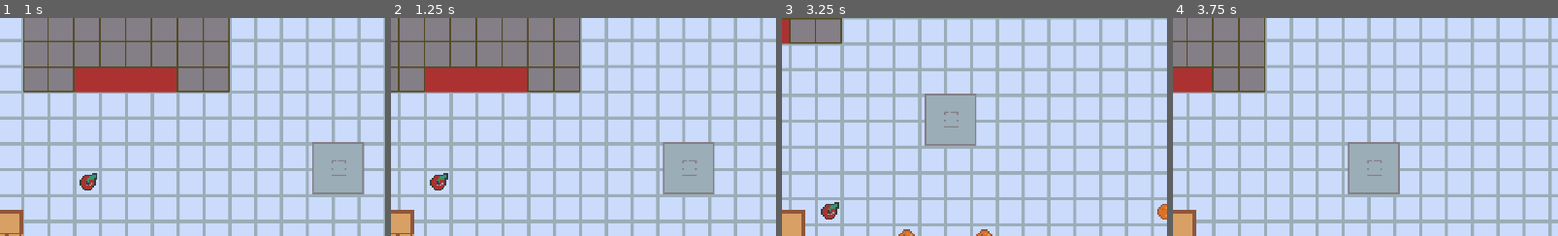
Above: before the commit, frames 1-4 (left to right).
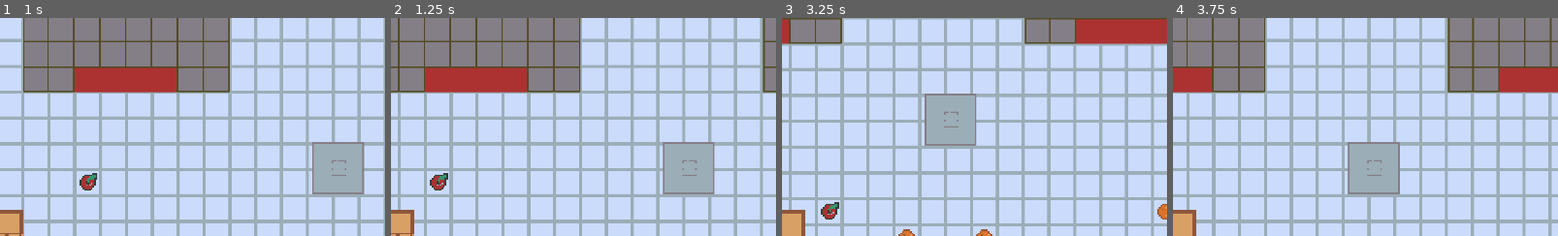
Above: after the commit, the same moments.

Repository: tim2052/test_work
Game: Godot game, scene res://Scenes/main/street.tscn
The game is run twice, just before and just after one commit, with the same random seed, the same clock (stepped at 60 frames per second) and the same inputs.
Inputs:
- Up to frame 1 (1 s): tap Enter at 0.5 s; hold Right (ui_right) from 0.53 s (still down)
- Up to frame 2 (1.25 s): keep holding Right (ui_right)
- Up to frame 3 (3.25 s): release Right (ui_right) at 1.28 s; hold Down (ui_down) 1.28-2.03 s; hold Right (ui_right) 2.03-2.78 s; hold Up (ui_up) from 2.78 s (still down)
- Up to frame 4 (3.75 s): release Up (ui_up) at 3.53 s; hold Left (ui_left) from 3.53 s (still down)
The pictures show only the part of the screen within x 50-100%, y 0-50%; the shares and areas given below are measured in that part.

Frame 1 is identical in both runs. In frame 2, 1.2% of the frame differs, in the area x 96-100%, y 0-35%; in frame 3, 4.4%; in frame 4, 9.8%, in the area x 71-100%, y 0-35%.

Commit message:
alpha_1.002

Diff:
--- a/CharacterBody2D.gd
+++ b/CharacterBody2D.gd
@@ -70,6 +70,7 @@
 	var save_dict = {
 		"name" : name,
 		"filename" : get_scene_file_path(),
+		"fileInScene": get_path(),
 		"parent" : get_parent().get_path(),
 		"pos_x" : position.x,
 		"pos_y" : position.y,
--- a/Scenes/main/house.tscn
+++ b/Scenes/main/house.tscn
@@ -22,7 +22,7 @@
 func _on_area_2d_body_entered(body):
 	if body.name == \"Player\" || body.name == \"Player2\":
 		if unlock == true:
-			#save_game()
+			save_game()
 			get_tree().change_scene_to_file(\"res://Scenes/main/room.tscn\")
 			pass
 		else:
@@ -57,6 +57,7 @@
 
 func save():
 	var save_dict = {
+		\"fileInScene\": get_path(),
 		\"filename\" : get_scene_file_path(),
 		\"parent\" : get_parent().get_path(),
 		\"pos_x\" : position.x,
--- a/Scenes/main/street.tscn
+++ b/Scenes/main/street.tscn
@@ -69,6 +69,9 @@
 		return
 	var save_nodes = get_tree().get_nodes_in_group(\"GroupStreet\")
 	for i in save_nodes:
+		if i.name == \"Player\" or \"House\" or \"House2\":
+			print(\"succes\")
+			continue
 		i.queue_free()
 
 	var save_game = FileAccess.open(\"user://savegame.save\", FileAccess.READ)
@@ -81,17 +84,35 @@
 
 		var node_data = json.get_data()
 
-		# Firstly, we need to create the object and add it to the tree and set its position.
 		var new_object = load(node_data[\"filename\"]).instantiate()
+
+		match node_data[\"filename\"]:
+			\"res://Scenes/main/Player.tscn\":
+				get_node(node_data[\"fileInScene\"]).position = Vector2(node_data[\"pos_x\"], node_data[\"pos_y\"])
+				for i in node_data.keys():
+					if i == \"filename\" or i == \"parent\":
+						continue
+					get_node(node_data[\"fileInScene\"]).set(i, node_data[i])
+				continue
+
+			\"res://Scenes/main/house.tscn\":
+				for i in node_data.keys():
+					if i == \"filename\" or i == \"parent\":
+						continue
+					get_node(node_data[\"fileInScene\"]).set(i, node_data[i])
+				continue
+
+		#if node_data[\"fileInScene\"] == \"res://Scenes/main/Player.tscn\":
+			#$Player.position = Vector2(node_data[\"pos_x\"], node_data[\"pos_y\"])
+			#continue
+		#if node_data[\"filename\"] == \"res://Scenes/main/Player.tscn\":
 		get_node(node_data[\"parent\"]).add_child(new_object)
 		new_object.position = Vector2(node_data[\"pos_x\"], node_data[\"pos_y\"])
 
-		# Now we set the remaining variables.
 		for i in node_data.keys():
 			if i == \"filename\" or i == \"parent\" or i == \"pos_x\" or i == \"pos_y\":
 				continue
 			new_object.set(i, node_data[i])
-
 
 
 "
@@ -169,6 +190,9 @@
 [node name="House" parent="." groups=["GroupStreet"] instance=ExtResource("6_pbf4j")]
 position = Vector2(224, 48)
 
+[node name="House2" parent="." groups=["GroupStreet"] instance=ExtResource("6_pbf4j")]
+position = Vector2(465, 48)
+
 [node name="TP" type="Area2D" parent="."]
 script = SubResource("GDScript_txr8n")
 
